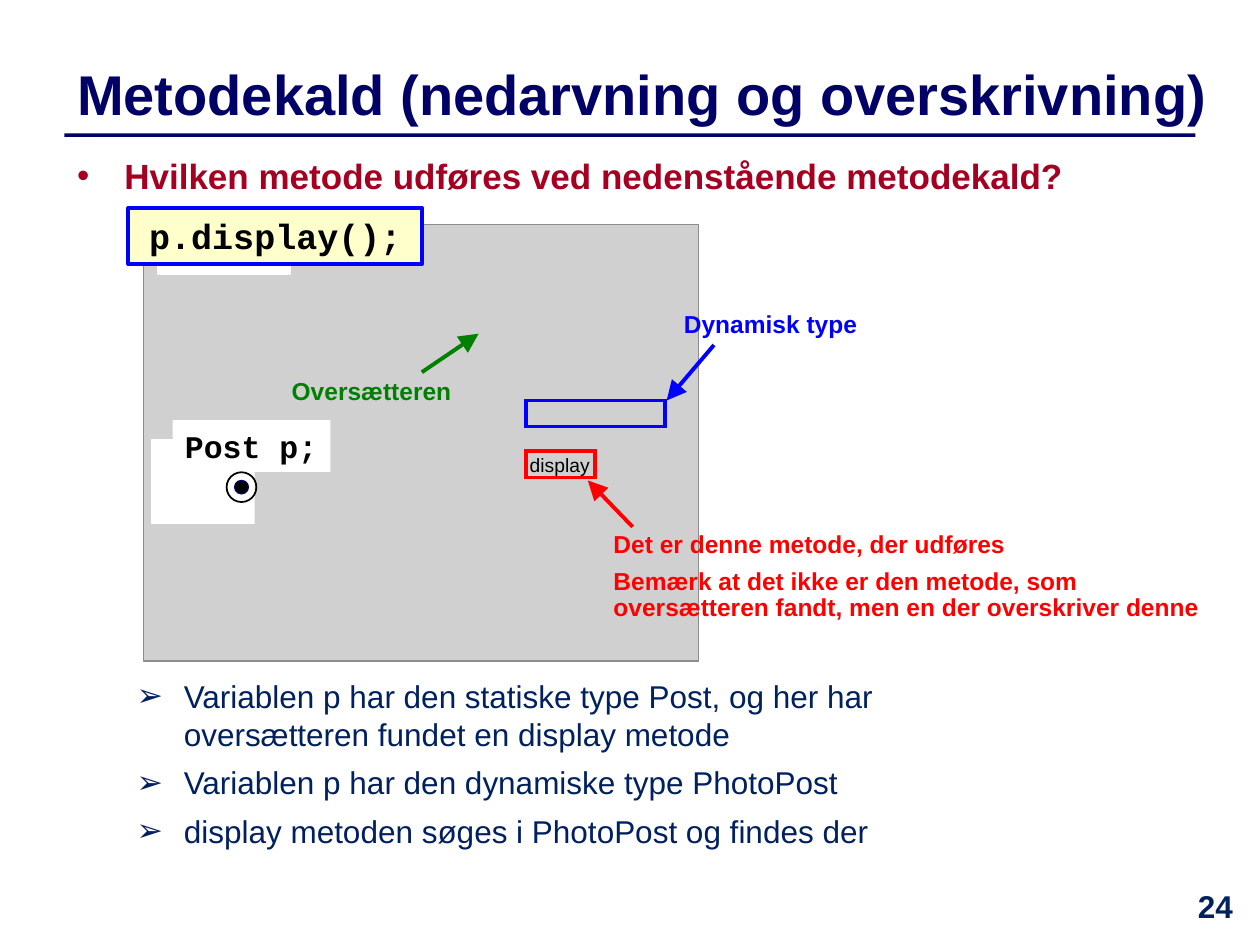
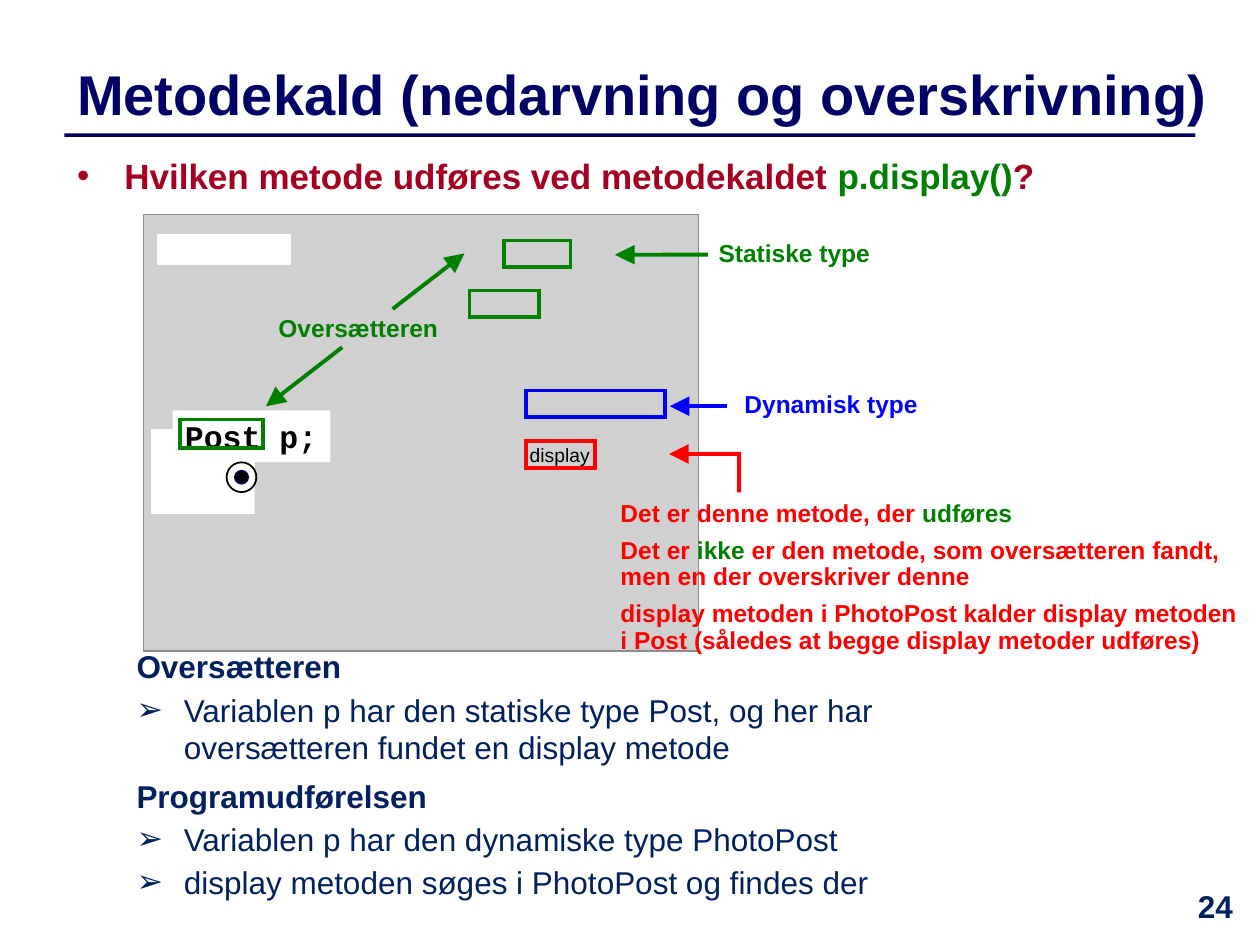
Before and after one commit to IntProgAU/Materiale, a slide deck: slide 24 of web/e22/uge_11/Slides-Uge11.pptx. Drawn at 1260x945 pixels with LibreOffice and Linux fonts; fonts in the diff are those of the drawing; grey boxes stand for pictures. Boxes give left, top, right and bottom in pixels: in the first picture for what was removed or moved away, otherwise in the second. Text is boxed around its words. In the diff, an @@ line names an element or a change of style, - is before the commit and + after.

```diff
--- a/web/e22/uge_11/Slides-Uge11.pptx
+++ b/web/e22/uge_11/Slides-Uge11.pptx
@@ text at [124,163,1035,196]: text changed @@
-  • Hvilken metode udføres ved nedenstående metodekald?
+  • Hvilken metode udføres ved metodekaldet p.display()?
@@ rectangle removed at [129,208,422,265] @@
-p.display();
@@ arrow moved from (422, 372) - (479, 334) to (393, 309) - (465, 253) @@
@@ rectangle added at [504,241,571,267], outline #008000 2 pt @@
@@ arrow added from (708, 255) to (615, 255), #008000 2.25 pt @@
@@ text added at [719,244,869,267], 14 pt, text #008000, bold @@
+Statiske type
@@ rectangle added at [470,291,539,318], outline #008000 2 pt @@
@@ text "Oversætteren": place and size @@
-text "Oversætteren" at [292,383,452,401]
+text "Oversætteren" at [278,320,438,338]
@@ arrow added from (343, 348) to (266, 406), #008000 2.25 pt @@
@@ text "Dynamisk type": place and size @@
-text "Dynamisk type" at [684,313,857,338]
+text "Dynamisk type" at [744,395,917,418]
@@ 5 rectangles, 2 pictures, 2 ellipses, 1 text: place and size @@
-5 rectangles, 2 pictures, 2 ellipses, 1 text at [144,224,698,660]
+5 rectangles, 2 pictures, 2 ellipses, 1 text at [144,214,698,650]
@@ arrow moved from (714, 345) - (667, 401) to (727, 406) - (670, 406) @@
@@ rectangle added at [180,420,263,449], outline #008000 2 pt @@
@@ arrow moved from (633, 527) - (588, 480) to (738, 454) - (669, 454) @@
@@ line added from (740, 493) to (740, 452), #FF0000 2.25 pt @@
@@ text "Det er denne metode, der ...": place and size @@
-text "Det er denne metode, der ..." at [613,533,1198,621]
+text "Det er denne metode, der ..." at [620,502,1236,654]
@@ text at [620,502,1012,527]: text colour #FF0000 to #008000 in "udføres" @@
@@ text at [620,539,1236,654]: text changed @@
-Bemærk at det ikke er den metode, som oversætteren fandt, men en der overskriver denne
+Det er ikke er den metode, som oversætteren fandt,
+men en der overskriver denne
+display metoden i PhotoPost kalder display metoden i Post (således at begge display metoder udføres)
@@ text "Oversætteren": place and size @@
-text "Oversætteren" at [184,685,873,849]
+text "Oversætteren" at [137,656,873,900]
@@ text at [137,656,342,679]: paragraph added @@
+  Oversætteren
@@ text at [184,699,873,900]: less space between paragraphs @@
@@ text at [137,785,427,814]: paragraph added @@
+  Programudførelsen
```
Also in this commit, not shown: 18 other slides changed, 1 other file.
